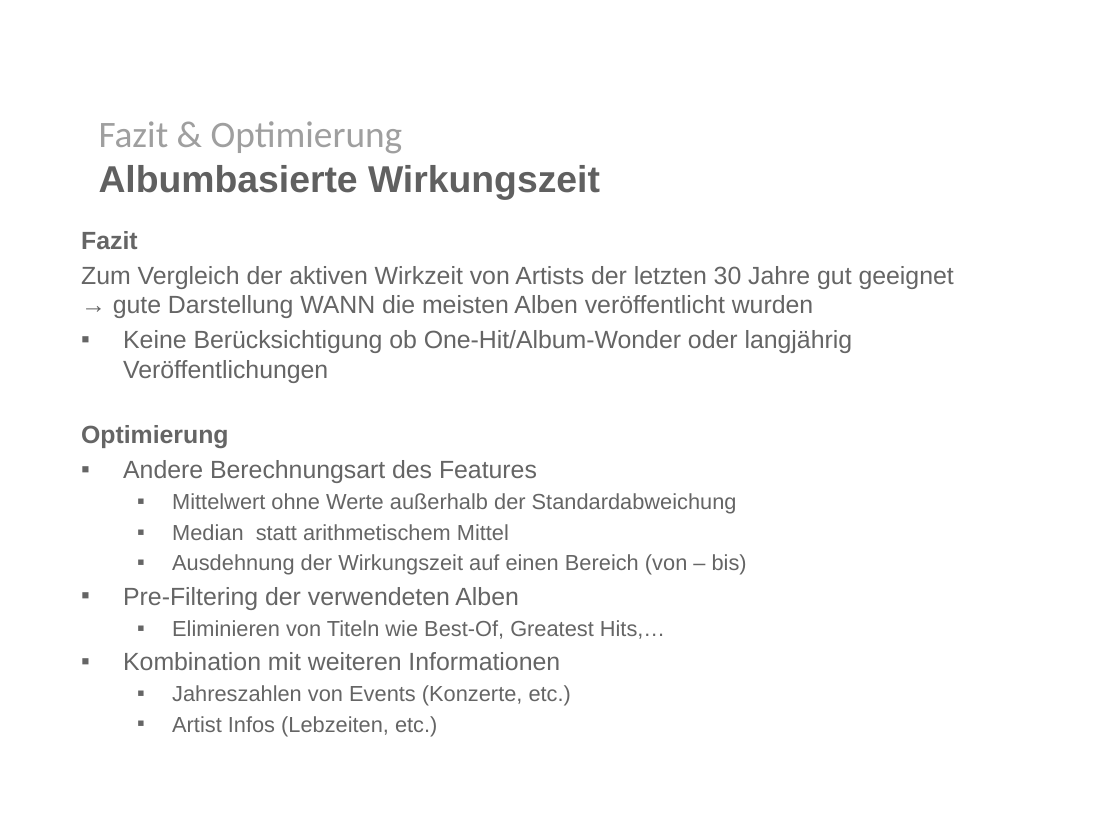
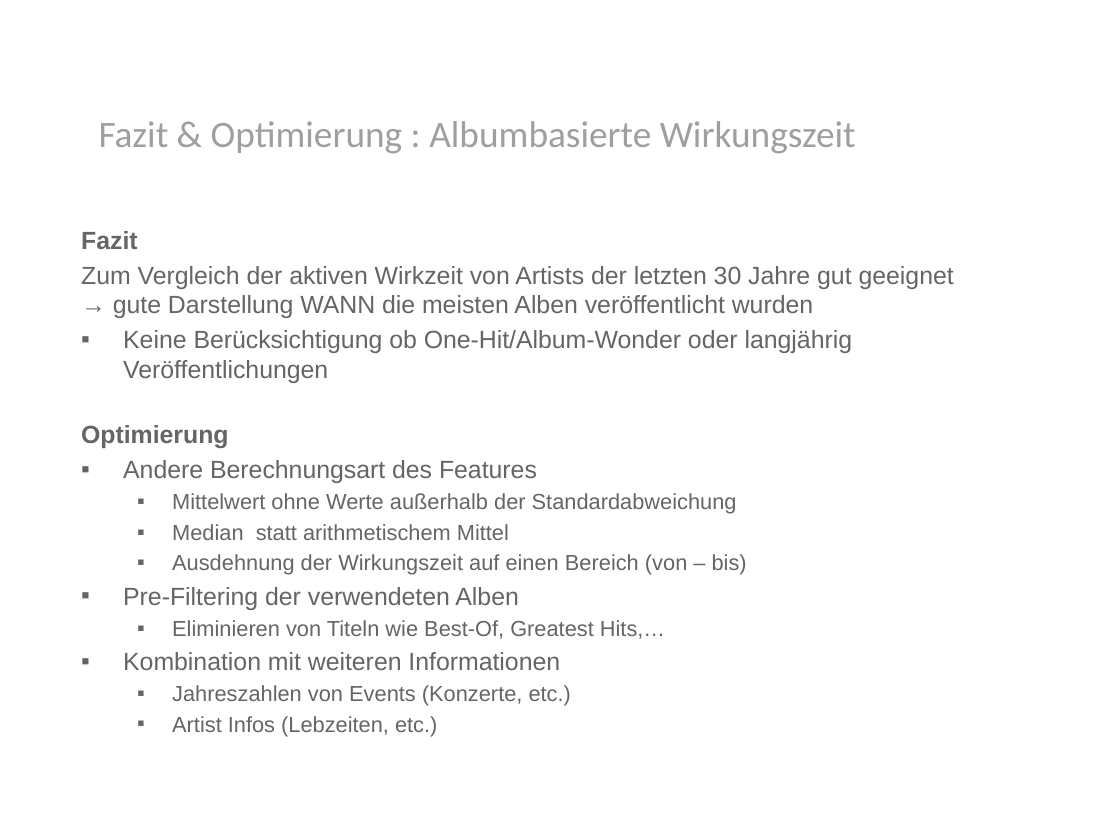
Before and after one commit to ohuguy/mirlastfm, a slide deck: slide 14 of presentation/presentation.pptx. Drawn at 1120x840 pixels with LibreOffice and Linux fonts; fonts in the diff are those of the drawing; background and template pictures are left out. Boxes give left, top, right and bottom in pixels: in the first picture for what was removed or moved away, otherwise in the second. Text is boxed around its words. In the diff, an @@ line names an element or a change of style, - is before the commit and + after.

```diff
--- a/presentation/presentation.pptx
+++ b/presentation/presentation.pptx
@@ text at bbox=[99, 121, 856, 153]: text changed; font Arial to Calibri; text colour #606060 to #9F9F9F; bold off @@
-Fazit & Optimierung
-Albumbasierte Wirkungszeit
+Fazit & Optimierung : Albumbasierte Wirkungszeit
```
Also in this commit, not shown: 5 other slides changed.
